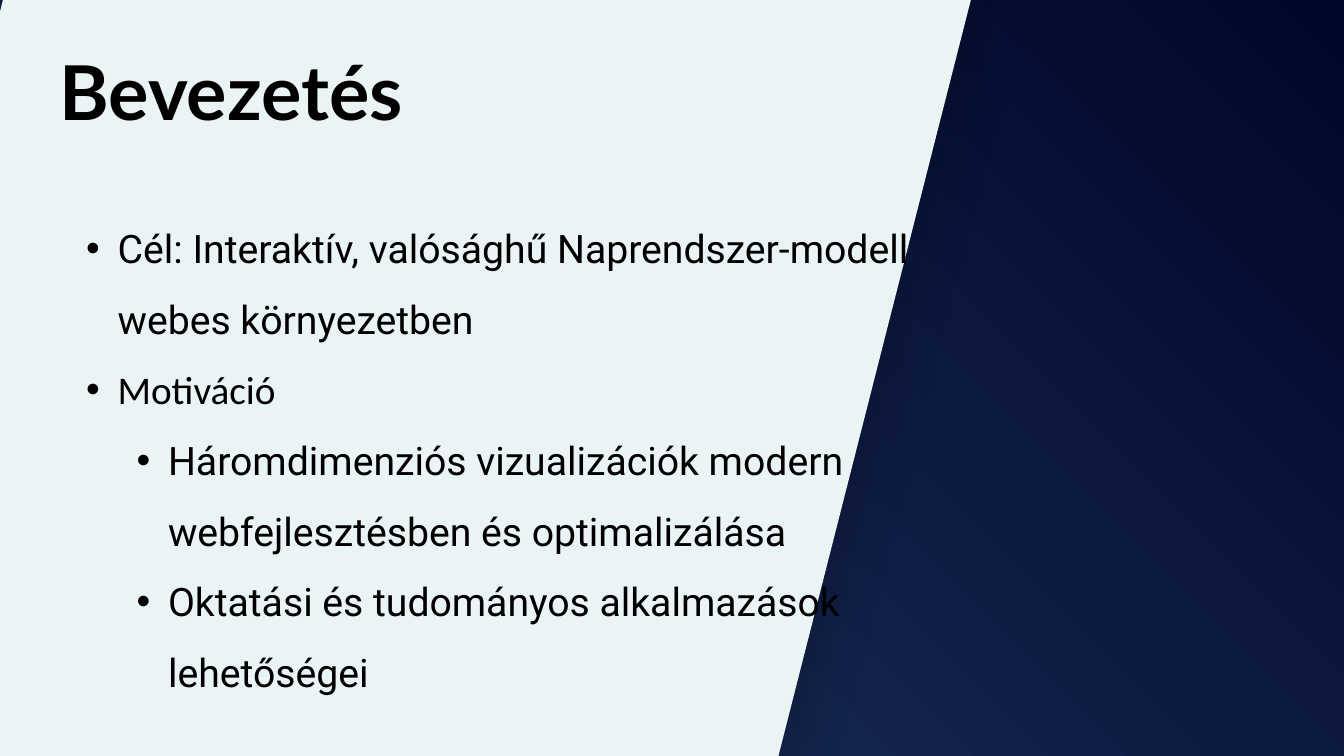
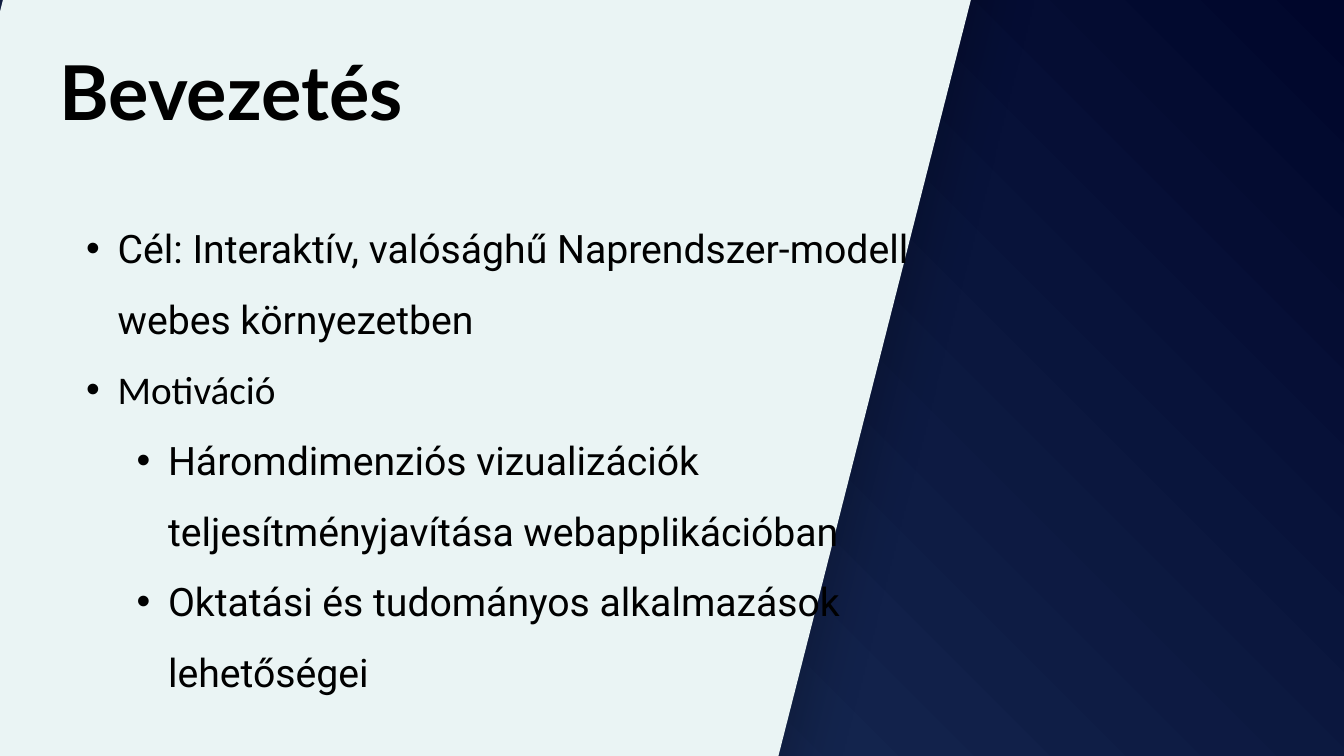
Before and after one commit to levinyiro/msc-thesis, a slide deck: slide 2 of temp/prezentacio.pptx. Drawn at 1344x756 pixels with LibreOffice and Linux fonts; fonts in the diff are those of the drawing. Boxes give left, top, right and bottom in pixels: in the first picture for what was removed or moved away, otherwise in the second. Text is boxed around its words. In the diff, an @@ line names an element or a change of style, - is before the commit and + after.

```diff
--- a/temp/prezentacio.pptx
+++ b/temp/prezentacio.pptx
@@ text at <box>168,445,838,556</box>: text changed @@
-  • Háromdimenziós vizualizációk modern webfejlesztésben és optimalizálása
+  • Háromdimenziós vizualizációk teljesítményjavítása webapplikációban
```
Also in this commit, not shown: 4 other slides changed.
